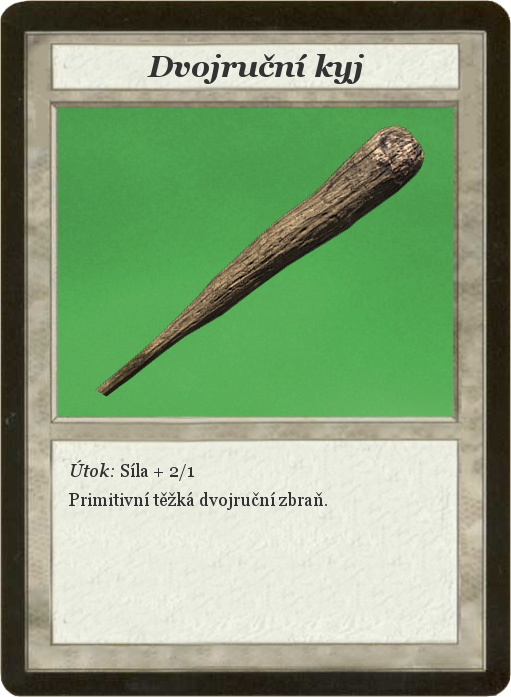
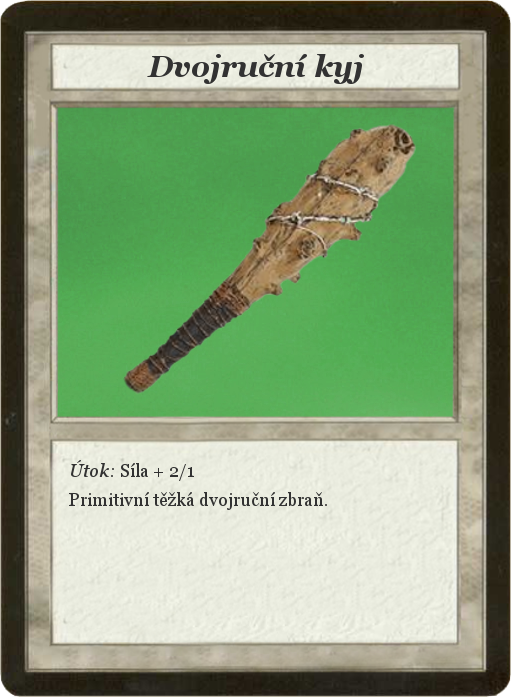
Layer changes from the first w=511, h=697 image to the second:
added layer "skull_breaker.jpg" above "LargeClub" over [94, 124, 416, 416]
hid "LargeClub" over [94, 124, 425, 397]
